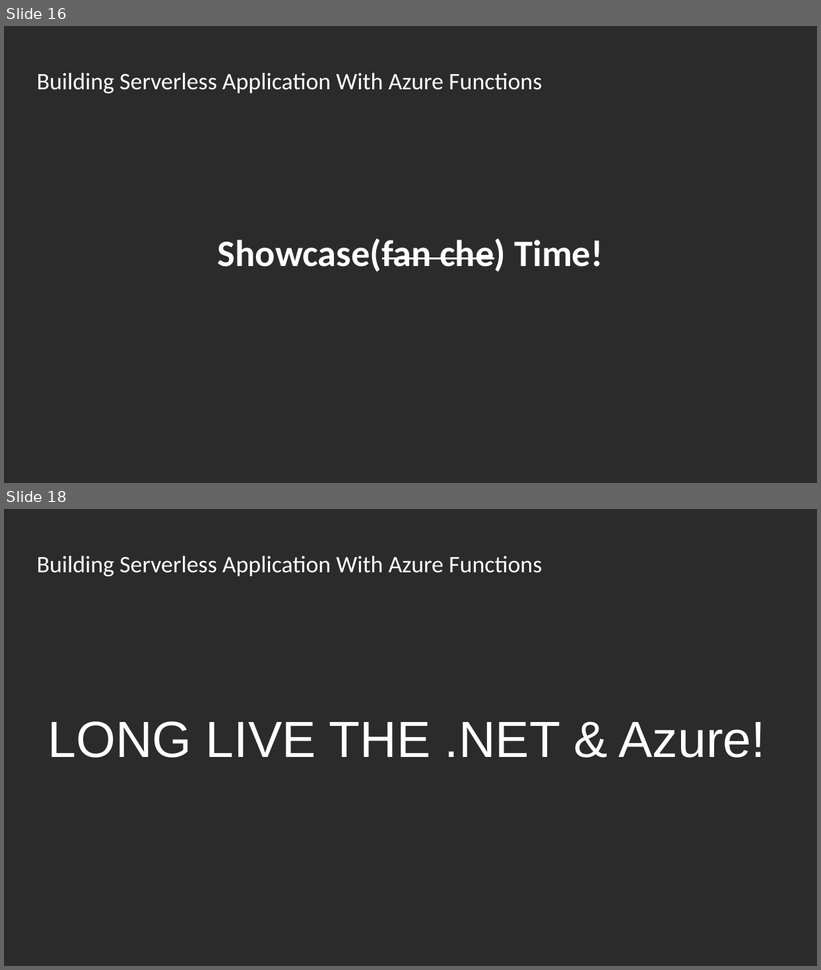
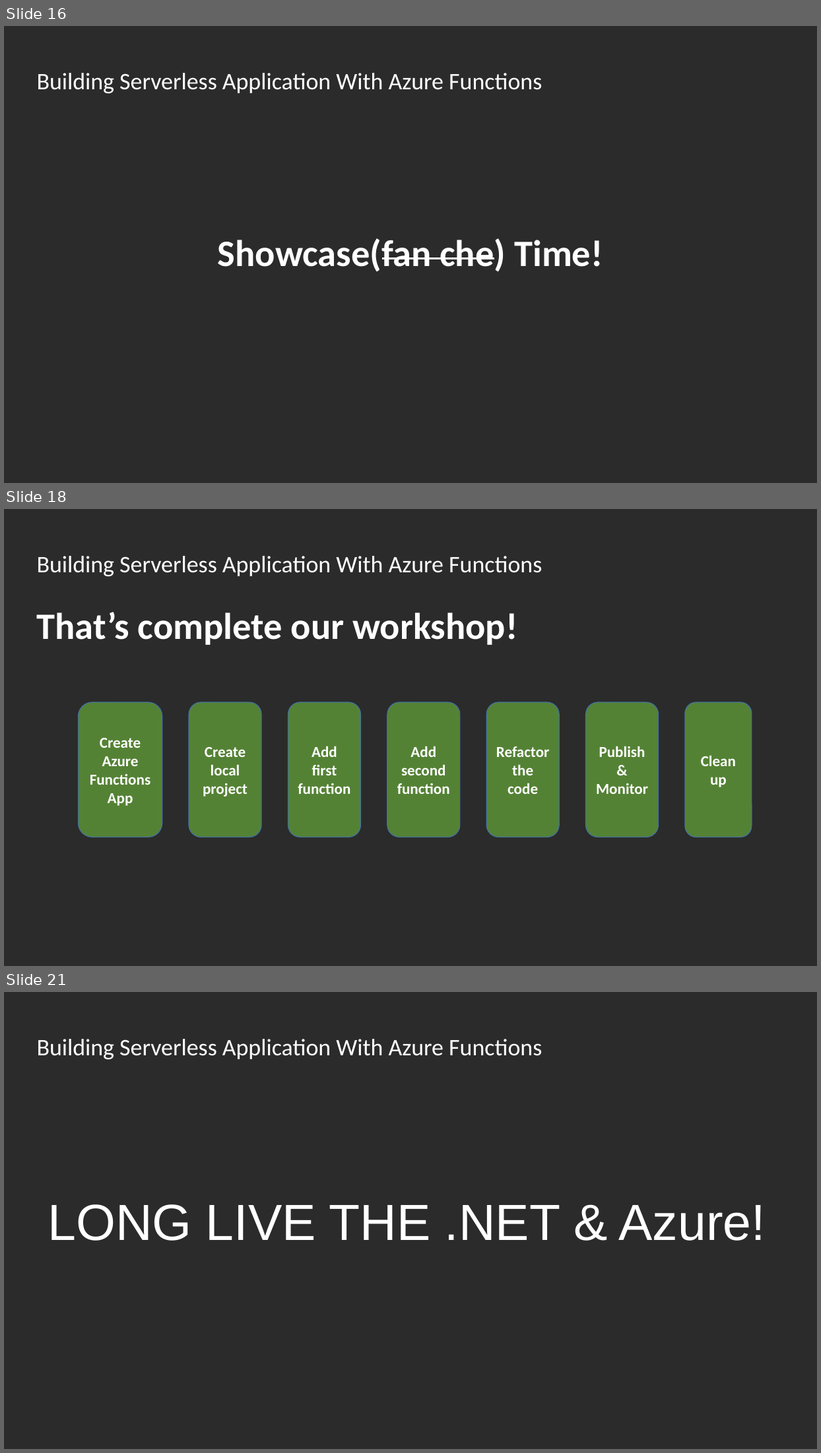
Before and after one commit to Asinta/ServerlessApp_NetconfChina2020, a slide deck: Building Serverless Application With Azure Functions - Li Yu - NetConfChina2020.pptx. Shown one above the other, each under a label of ours: slides 16 and 18 before the commit, slides 16, 18 and 21 after it; the slides between them are not shown. The pictures are 821x970 and 821x1453 pixels, drawn with LibreOffice and Linux fonts; fonts in the diff are those of the drawing; background and template pictures are left out; a plain dark background stands for a picture behind light text. Boxes give left, top, right and bottom in pixels: in the first picture for what was removed or moved away, otherwise in the second. Text is boxed around its words. In the diff, an @@ line names an element or a change of style, - is before the commit and + after.

```diff
--- a/Building Serverless Application With Azure Functions - Li Yu - NetConfChina2020.pptx
+++ b/Building Serverless Application With Azure Functions - Li Yu - NetConfChina2020.pptx
@@ slide 18 added at (4,509,817,966), background picture (left out) @@
@@ text added at (37,556,542,576), 28 pt, text #FFFFFF @@
+Building Serverless Application With Azure Functions
@@ title added at (37,612,517,645), 44 pt, text #FFFFFF, bold @@
+That’s complete our workshop!
@@ rounded rectangle added at (79,702,162,837), fill #548235, outline #43739E 1 pt, 18 pt, text #FFFFFF, bold @@
+Create Azure Functions App
@@ rounded rectangle added at (189,702,261,837), fill #548235, outline #43739E 1 pt, 18 pt, text #FFFFFF, bold @@
+Create local project
@@ rounded rectangle added at (288,702,361,837), fill #548235, outline #43739E 1 pt, 18 pt, text #FFFFFF, bold @@
+Add first function
@@ rounded rectangle added at (387,702,460,837), fill #548235, outline #43739E 1 pt, 18 pt, text #FFFFFF, bold @@
+Add second function
@@ rounded rectangle added at (486,702,559,837), fill #548235, outline #43739E 1 pt, 18 pt, text #FFFFFF, bold @@
+Refactor the code
@@ rounded rectangle added at (586,702,659,837), fill #548235, outline #43739E 1 pt, 18 pt, text #FFFFFF, bold @@
+Publish
+&
+Monitor
@@ rounded rectangle added at (685,702,752,837), fill #548235, outline #43739E 1 pt, 18 pt, text #FFFFFF, bold @@
+Clean up
@@ what was slide 18 is now slide 21 @@
```
Also in this commit, not shown: 4 slides changed, 9 other slides added, 7 slides removed.
